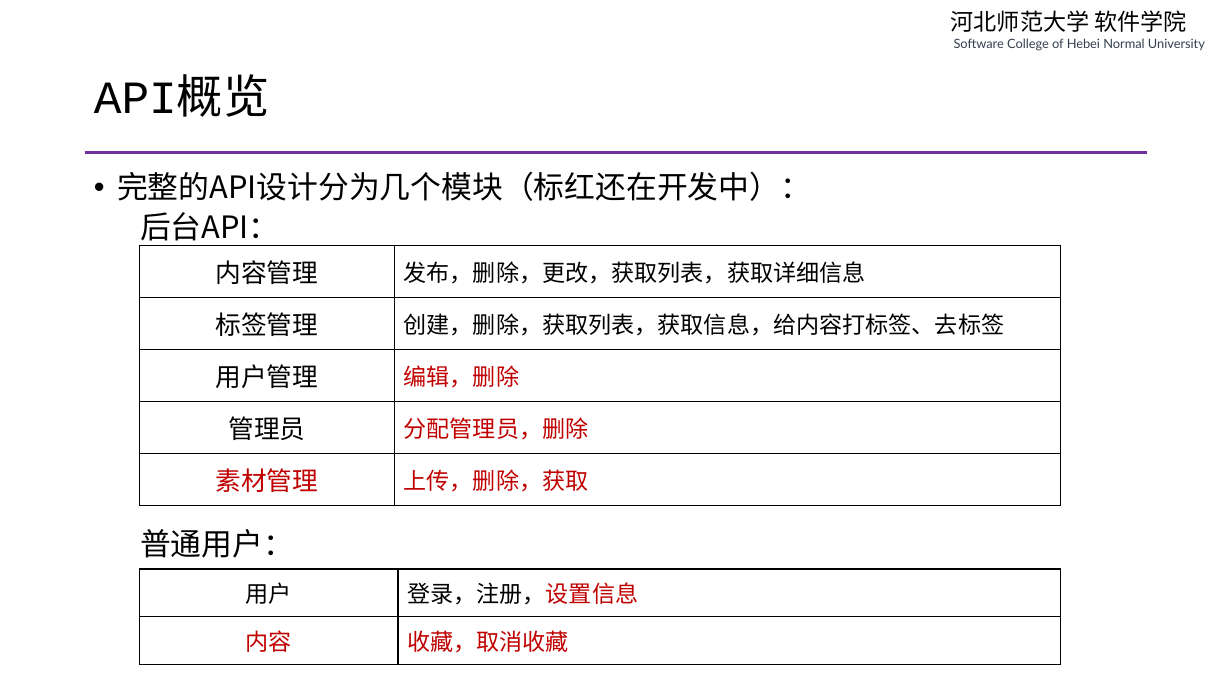
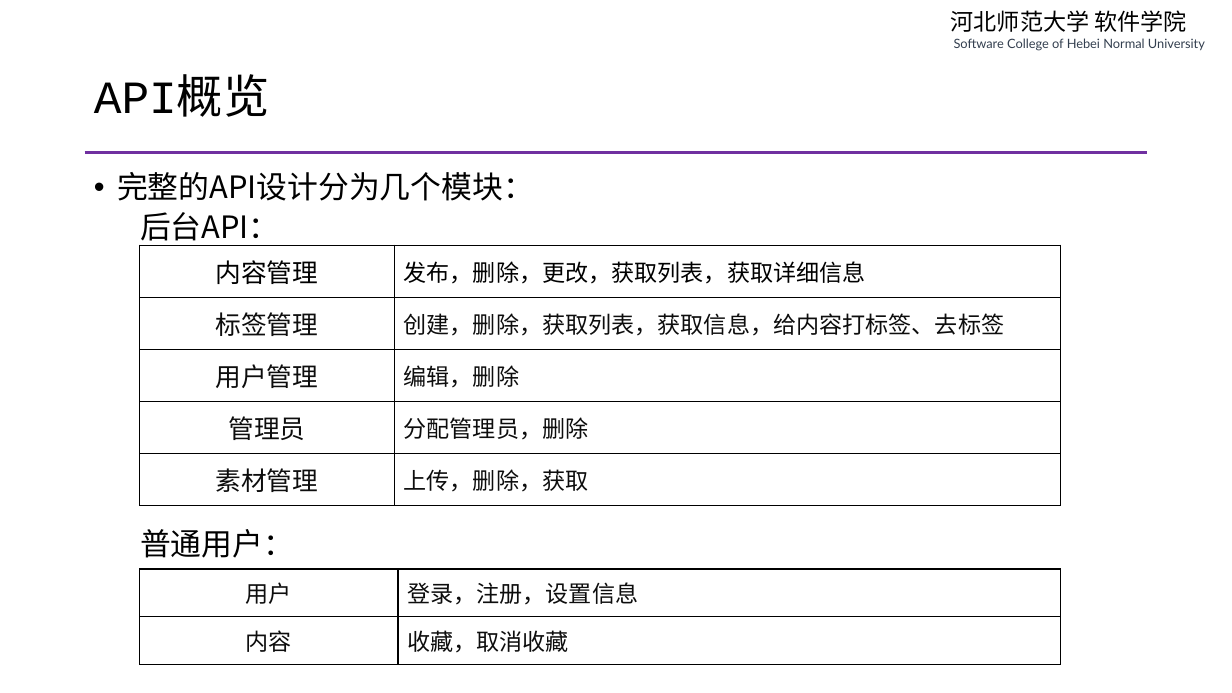
Before and after one commit to edu2act/course-php-serverside-development-on-linux, a slide deck: slide 2 of materials/slides/ch15-wcms-api-sum-up.pptx. Drawn at 1232x693 pixels with LibreOffice and Linux fonts; fonts in the diff are those of the drawing. Boxes give left, top, right and bottom in pixels: in the first picture for what was removed or moved away, otherwise in the second. Text is boxed around its words. In the diff, an @@ line names an element or a change of style, - is before the commit and + after.

```diff
--- a/materials/slides/ch15-wcms-api-sum-up.pptx
+++ b/materials/slides/ch15-wcms-api-sum-up.pptx
@@ text at (117,172,534,201): text changed @@
-• 完整的API设计分为几个模块（标红还在开发中）：
+• 完整的API设计分为几个模块：
@@ table at (140,245,1061,506) @@
@@ text colour #000000 to #0D0D0D in "标签管理", "创建，删除，获取列表，获取信息，给内容打标签、去标签", "用户管理", "管理员" @@
@@ text colour #C00000 to #0D0D0D in "编辑，删除", "分配管理员，删除", "素材管理", "上传，删除，获取" @@
@@ table at (140,569,1061,665) @@
@@ text colour #000000 to #0D0D0D in "用户", "登录，注册，设置信息" @@
@@ text colour #C00000 to #0D0D0D in "登录，注册，设置信息", "内容", "收藏，取消收藏" @@
```
Also in this commit, not shown: 14 other files.
